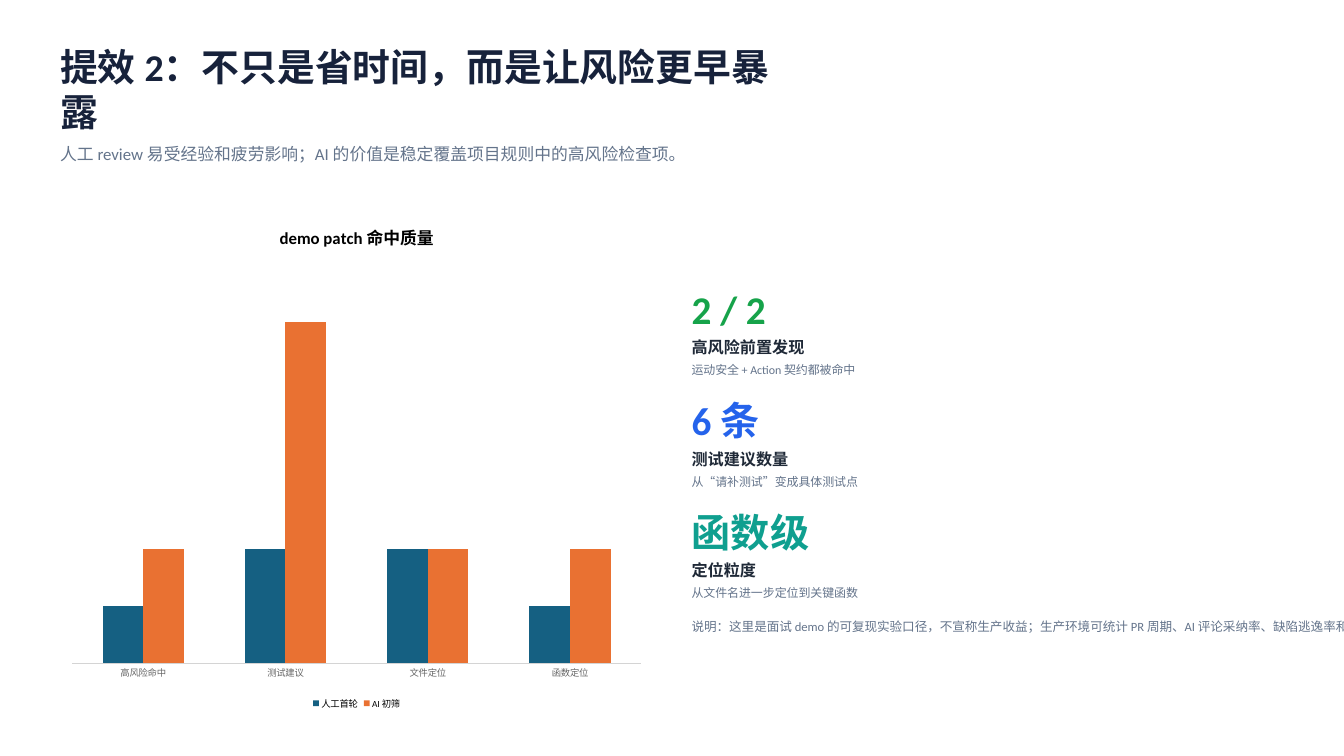
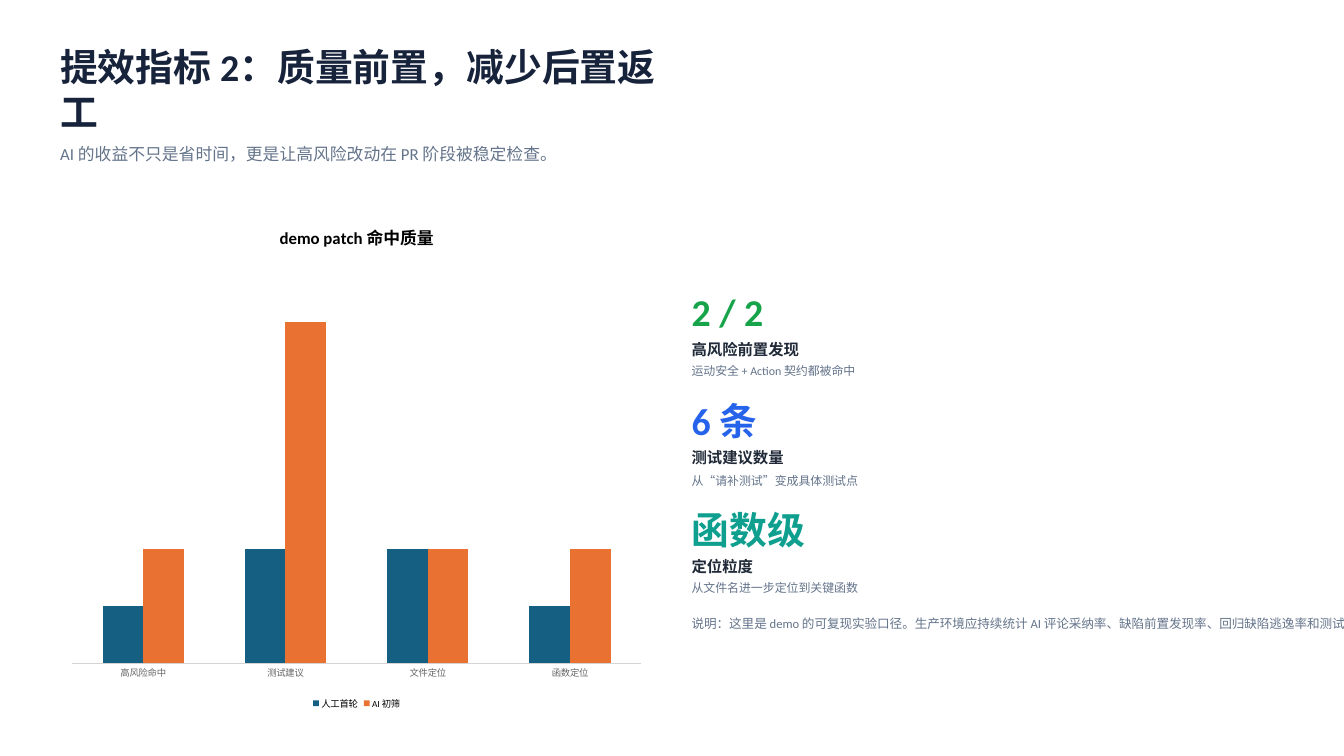
Before and after one commit to shanpenghui/person-follow-ai-reviewer-demo, a slide deck: slide 5 of slides_output/person_follow_ai_review_efficiency.pptx. Drawn at 1344x756 pixels with LibreOffice and Linux fonts; fonts in the diff are those of the drawing. Boxes give left, top, right and bottom in pixels: in the first picture for what was removed or moved away, otherwise in the second. Text is boxed around its words. In the diff, an @@ line names an element or a change of style, - is before the commit and + after.

```diff
--- a/slides_output/person_follow_ai_review_efficiency.pptx
+++ b/slides_output/person_follow_ai_review_efficiency.pptx
@@ text at (60, 49, 655, 127): text changed @@
-提效 2：不只是省时间，而是让风险更早暴露
+提效指标 2：质量前置，减少后置返工
@@ text at (60, 146, 556, 162): text changed @@
-人工 review 易受经验和疲劳影响；AI 的价值是稳定覆盖项目规则中的高风险检查项。
+AI 的收益不只是省时间，更是让高风险改动在 PR 阶段被稳定检查。
@@ size 42 to 40.5 pt in 3 elements at (692, 403, 757, 439), (692, 301, 763, 326), (692, 512, 805, 548) @@
@@ size 17.2 to 16.5 pt in 3 elements at (692, 450, 784, 465), (692, 342, 799, 357), (692, 559, 753, 574) @@
@@ text "从文件名进一步定位到关键函数": place and size @@
-text "从文件名进一步定位到关键函数" at (692, 587, 858, 598)
+text "从文件名进一步定位到关键函数" at (692, 582, 858, 593)
@@ text at (692, 617, 1344, 629): text changed @@
-说明：这里是面试 demo 的可复现实验口径，不宣称生产收益；生产环境可统计 PR 周期、AI 评论采纳率、缺陷逃逸率和测试补充率。
+说明：这里是 demo 的可复现实验口径。生产环境应持续统计 AI 评论采纳率、缺陷前置发现率、回归缺陷逃逸率和测试补充率。
```
Also in this commit, not shown: 3 other slides changed, 2 slides added, 2 slides removed, 10 other files.
